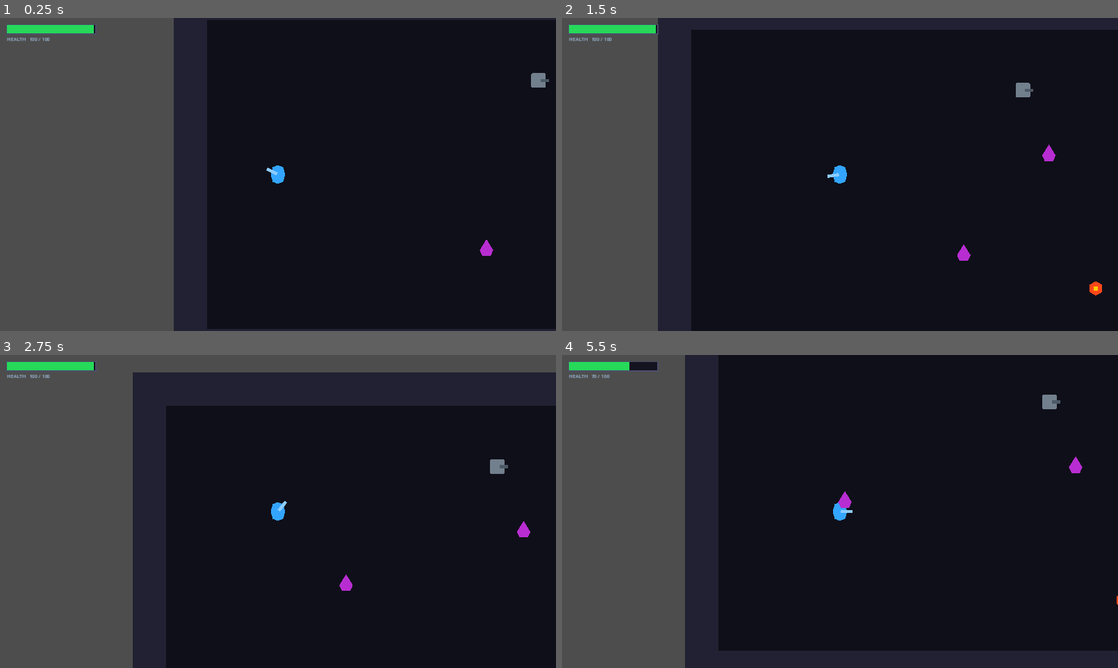
Above: before the commit, frames 1-4 (two rows, left to right).
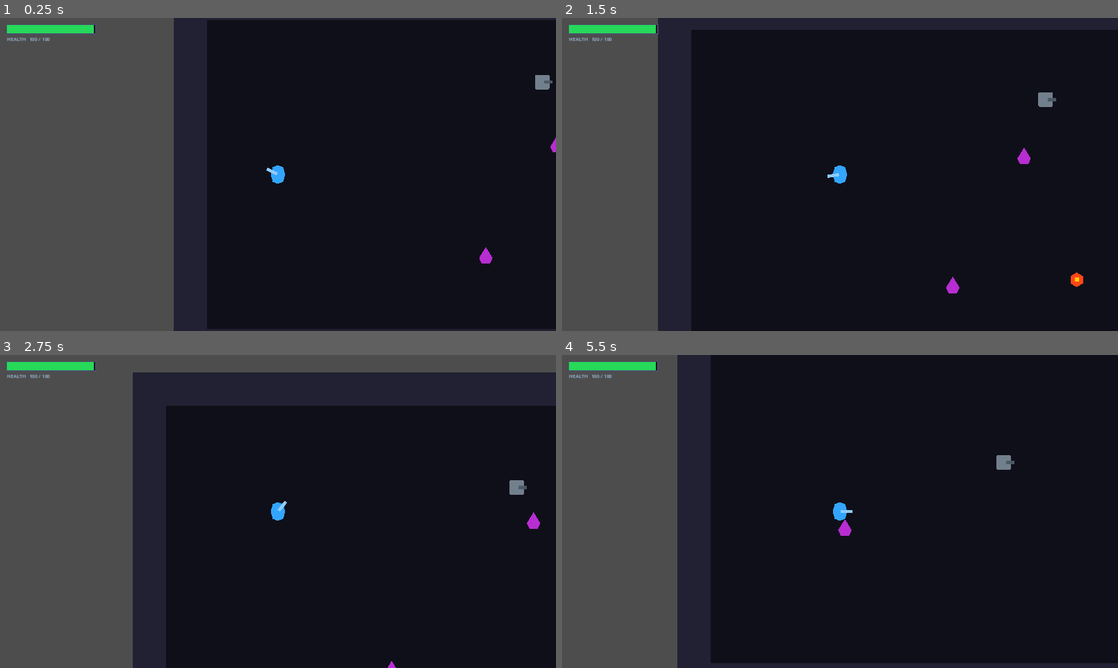
Above: after the commit, the same moments.

Repository: productzak/breach
Game: Godot game, scene res://scenes/rooms/TestRoom.tscn
Same seed, same stepped clock (60 frames per second), same inputs: the game is played once before the commit and once after it.
Inputs (mouse positions are in pixels of both pictures, inside the frame that each line leads up to):
- Up to frame 1 (0.25 s): no input
- Up to frame 2 (1.5 s): move the mouse to (962, 158) at 0.52 s; click (962, 158) at 0.67 s; move the mouse to (728, 190) at 1.27 s; click (728, 190) at 1.42 s
- Up to frame 3 (2.75 s): move the mouse to (333, 442) at 2.02 s; click (333, 442) at 2.17 s
- Up to frame 4 (5.5 s): move the mouse to (812, 574) at 2.77 s; click (812, 574) at 2.92 s; move the mouse to (1006, 558) at 3.52 s; click (1006, 558) at 3.67 s; move the mouse to (673, 464) at 4.27 s; click (673, 464) at 4.42 s; move the mouse to (867, 511) at 5.02 s; click (867, 511) at 5.17 s

The runs differ from the first frame. In frame 1, 0.2% of the frame differs, in the area x 86-100%, y 17-79%; in frame 2, 0.7%; in frame 3, 0.5%; in frame 4, 6.2%, in the area x 5-100%, y 0-100%.

Commit message:
feat: idle patrol AI for all three enemy types
Each enemy stores spawn_pos in _ready() and uses a PatrolTimer to wander
randomly within a patrol radius (Drone 120px, SecurityBot 80px, GangMember
150px) at 40% normal speed. On arrival they pause 1-3.5s then pick a new
point. call_deferred ensures nav targets are set after the map initialises.

Drone refactored to use the same IDLE/CHASE/ATTACK state machine as the
other two enemies. All enemies snap to CHASE immediately on player detection
and return to IDLE (resuming patrol) if the player dies.

https://claude.ai/code/session_01TfB1JPdvDLWZci6HYXxxM2

Diff:
--- a/scenes/enemies/Drone.tscn
+++ b/scenes/enemies/Drone.tscn
@@ -36,5 +36,9 @@
 [node name="AttackTimer" type="Timer" parent="."]
 one_shot = true
 
+[node name="PatrolTimer" type="Timer" parent="."]
+one_shot = true
+
 [connection signal="body_entered" from="DetectionArea" to="." method="_on_detection_area_body_entered"]
 [connection signal="timeout" from="AttackTimer" to="." method="_on_attack_timer_timeout"]
+[connection signal="timeout" from="PatrolTimer" to="." method="_on_patrol_timer_timeout"]
--- a/scenes/enemies/GangMember.tscn
+++ b/scenes/enemies/GangMember.tscn
@@ -32,5 +32,9 @@
 [node name="AttackTimer" type="Timer" parent="."]
 one_shot = true
 
+[node name="PatrolTimer" type="Timer" parent="."]
+one_shot = true
+
 [connection signal="body_entered" from="DetectionArea" to="." method="_on_detection_area_body_entered"]
 [connection signal="timeout" from="AttackTimer" to="." method="_on_attack_timer_timeout"]
+[connection signal="timeout" from="PatrolTimer" to="." method="_on_patrol_timer_timeout"]
--- a/scenes/enemies/SecurityBot.tscn
+++ b/scenes/enemies/SecurityBot.tscn
@@ -40,5 +40,9 @@
 [node name="ShootTimer" type="Timer" parent="."]
 one_shot = true
 
+[node name="PatrolTimer" type="Timer" parent="."]
+one_shot = true
+
 [connection signal="body_entered" from="DetectionArea" to="." method="_on_detection_area_body_entered"]
 [connection signal="timeout" from="ShootTimer" to="." method="_on_shoot_timer_timeout"]
+[connection signal="timeout" from="PatrolTimer" to="." method="_on_patrol_timer_timeout"]
--- a/scripts/enemies/Drone.gd
+++ b/scripts/enemies/Drone.gd
@@ -1,60 +1,100 @@
 extends CharacterBody2D
 
+enum State { IDLE, CHASE, ATTACK }
+
 @export var move_speed: float = 110.0
+@export var health: int = 30
 @export var detection_radius: float = 320.0
 @export var attack_range: float = 160.0
 @export var attack_damage: int = 8
-@export var health: int = 30
+@export var patrol_radius: float = 120.0
 
 @onready var nav_agent: NavigationAgent2D = $NavigationAgent2D
 @onready var attack_timer: Timer = $AttackTimer
+@onready var patrol_timer: Timer = $PatrolTimer
 
+var state: State = State.IDLE
 var player: Node2D = null
+var spawn_pos: Vector2
 
 func _ready() -> void:
 	add_to_group("enemies")
+	spawn_pos = global_position
 	nav_agent.path_desired_distance = 4.0
 	nav_agent.target_desired_distance = 4.0
 	attack_timer.wait_time = 1.0
 	attack_timer.one_shot = true
+	patrol_timer.one_shot = true
+	call_deferred("_pick_patrol_point")
 
 func _on_detection_area_body_entered(body: Node2D) -> void:
 	if body.is_in_group("player"):
 		player = body
+		state = State.CHASE
 
 func _physics_process(_delta: float) -> void:
-	if player == null:
-		_scan_for_player()
-		return
+	if not is_instance_valid(player):
+		player = null
+		if state != State.IDLE:
+			state = State.IDLE
 
+	match state:
+		State.IDLE:   _do_idle()
+		State.CHASE:  _do_chase()
+		State.ATTACK: _do_attack()
+
+	move_and_slide()
+
+func _do_idle() -> void:
+	_scan_for_player()
+	if nav_agent.is_navigation_finished():
+		velocity = Vector2.ZERO
+		if patrol_timer.is_stopped():
+			patrol_timer.start(randf_range(1.0, 2.5))
+	else:
+		var next := nav_agent.get_next_path_position()
+		velocity = (next - global_position).normalized() * (move_speed * 0.4)
+
+func _do_chase() -> void:
 	var dist := global_position.distance_to(player.global_position)
-
 	if dist <= attack_range:
 		velocity = Vector2.ZERO
-		if attack_timer.is_stopped():
-			attack_timer.start()
+		state = State.ATTACK
+		return
+	nav_agent.target_position = player.global_position
+	if not nav_agent.is_navigation_finished():
+		velocity = (nav_agent.get_next_path_position() - global_position).normalized() * move_speed
 	else:
-		nav_agent.target_position = player.global_position
-		if not nav_agent.is_navigation_finished():
-			var next := nav_agent.get_next_path_position()
-			velocity = (next - global_position).normalized() * move_speed
-		else:
-			velocity = Vector2.ZERO
+		velocity = Vector2.ZERO
 
-	move_and_slide()
+func _do_attack() -> void:
+	if global_position.distance_to(player.global_position) > attack_range:
+		state = State.CHASE
+		return
+	velocity = Vector2.ZERO
+	if attack_timer.is_stopped():
+		attack_timer.start()
 
 func _scan_for_player() -> void:
 	for p in get_tree().get_nodes_in_group("player"):
 		if global_position.distance_to(p.global_position) <= detection_radius:
 			player = p
+			state = State.CHASE
 			break
 
+func _pick_patrol_point() -> void:
+	var angle := randf_range(0.0, TAU)
+	var dist := randf_range(40.0, patrol_radius)
+	nav_agent.target_position = spawn_pos + Vector2(cos(angle), sin(angle)) * dist
+
+func _on_patrol_timer_timeout() -> void:
+	_pick_patrol_point()
+
 func _on_attack_timer_timeout() -> void:
-	if player == null:
+	if state != State.ATTACK or not is_instance_valid(player):
 		return
-	if global_position.distance_to(player.global_position) <= attack_range:
-		player.take_damage(attack_damage)
-		attack_timer.start()
+	player.take_damage(attack_damage)
+	attack_timer.start()
 
 func take_damage(amount: int) -> void:
 	health -= amount
--- a/scripts/enemies/GangMember.gd
+++ b/scripts/enemies/GangMember.gd
@@ -8,19 +8,25 @@
 @export var attack_range: float = 38.0
 @export var attack_damage: int = 15
 @export var attack_rate: float = 0.7
+@export var patrol_radius: float = 150.0
 
 @onready var nav_agent: NavigationAgent2D = $NavigationAgent2D
 @onready var attack_timer: Timer = $AttackTimer
+@onready var patrol_timer: Timer = $PatrolTimer
 
 var state: State = State.IDLE
 var player: Node2D = null
+var spawn_pos: Vector2
 
 func _ready() -> void:
 	add_to_group("enemies")
+	spawn_pos = global_position
 	nav_agent.path_desired_distance = 4.0
 	nav_agent.target_desired_distance = 4.0
 	attack_timer.wait_time = attack_rate
 	attack_timer.one_shot = true
+	patrol_timer.one_shot = true
+	call_deferred("_pick_patrol_point")
 
 func _on_detection_area_body_entered(body: Node2D) -> void:
 	if body.is_in_group("player"):
@@ -34,14 +40,31 @@
 
 	match state:
 		State.IDLE:
-			_scan_for_player()
-			velocity = Vector2.ZERO
+			_do_idle()
 		State.CHASE:
 			_do_chase()
 		State.ATTACK:
 			_do_attack()
 
 	move_and_slide()
+
+func _do_idle() -> void:
+	_scan_for_player()
+	if nav_agent.is_navigation_finished():
+		velocity = Vector2.ZERO
+		if patrol_timer.is_stopped():
+			patrol_timer.start(randf_range(0.8, 2.0))
+	else:
+		var next := nav_agent.get_next_path_position()
+		velocity = (next - global_position).normalized() * (move_speed * 0.4)
+
+func _pick_patrol_point() -> void:
+	var angle := randf_range(0.0, TAU)
+	var dist := randf_range(40.0, patrol_radius)
+	nav_agent.target_position = spawn_pos + Vector2(cos(angle), sin(angle)) * dist
+
+func _on_patrol_timer_timeout() -> void:
+	_pick_patrol_point()
 
 func _scan_for_player() -> void:
 	for p in get_tree().get_nodes_in_group("player"):
--- a/scripts/enemies/SecurityBot.gd
+++ b/scripts/enemies/SecurityBot.gd
@@ -9,20 +9,26 @@
 @export var shoot_rate: float = 1.8
 @export var bullet_damage: int = 12
 @export var bullet_scene: PackedScene
+@export var patrol_radius: float = 80.0
 
 @onready var nav_agent: NavigationAgent2D = $NavigationAgent2D
 @onready var shoot_timer: Timer = $ShootTimer
+@onready var patrol_timer: Timer = $PatrolTimer
 @onready var gun_pivot: Node2D = $GunPivot
 
 var state: State = State.IDLE
 var player: Node2D = null
+var spawn_pos: Vector2
 
 func _ready() -> void:
 	add_to_group("enemies")
+	spawn_pos = global_position
 	nav_agent.path_desired_distance = 4.0
 	nav_agent.target_desired_distance = 4.0
 	shoot_timer.wait_time = shoot_rate
 	shoot_timer.one_shot = true
+	patrol_timer.one_shot = true
+	call_deferred("_pick_patrol_point")
 
 func _on_detection_area_body_entered(body: Node2D) -> void:
 	if body.is_in_group("player"):
@@ -36,14 +42,31 @@
 
 	match state:
 		State.IDLE:
-			_scan_for_player()
-			velocity = Vector2.ZERO
+			_do_idle()
 		State.CHASE:
 			_do_chase()
 		State.ATTACK:
 			_do_attack()
 
 	move_and_slide()
+
+func _do_idle() -> void:
+	_scan_for_player()
+	if nav_agent.is_navigation_finished():
+		velocity = Vector2.ZERO
+		if patrol_timer.is_stopped():
+			patrol_timer.start(randf_range(1.5, 3.5))
+	else:
+		var next := nav_agent.get_next_path_position()
+		velocity = (next - global_position).normalized() * (move_speed * 0.4)
+
+func _pick_patrol_point() -> void:
+	var angle := randf_range(0.0, TAU)
+	var dist := randf_range(30.0, patrol_radius)
+	nav_agent.target_position = spawn_pos + Vector2(cos(angle), sin(angle)) * dist
+
+func _on_patrol_timer_timeout() -> void:
+	_pick_patrol_point()
 
 func _scan_for_player() -> void:
 	for p in get_tree().get_nodes_in_group("player"):
